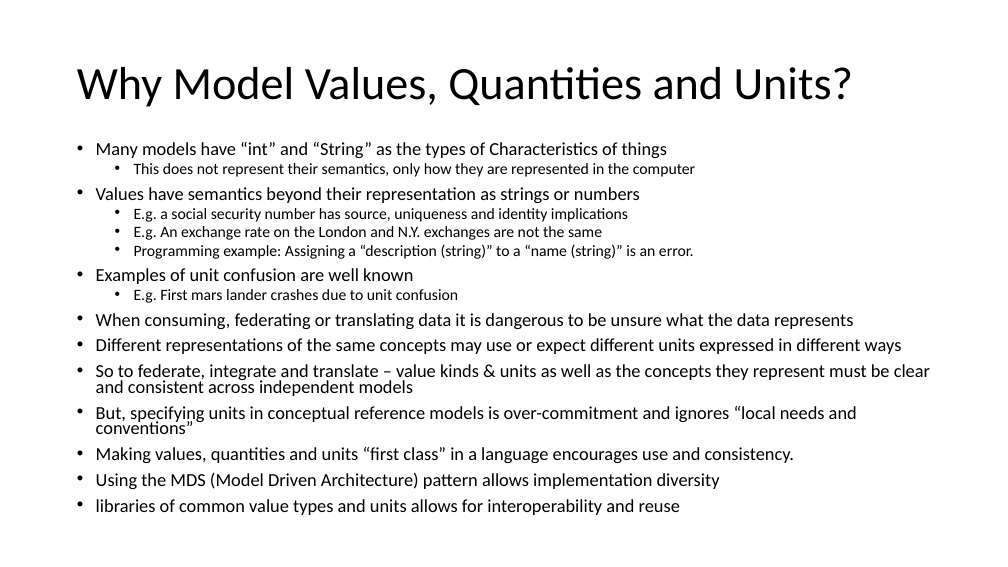
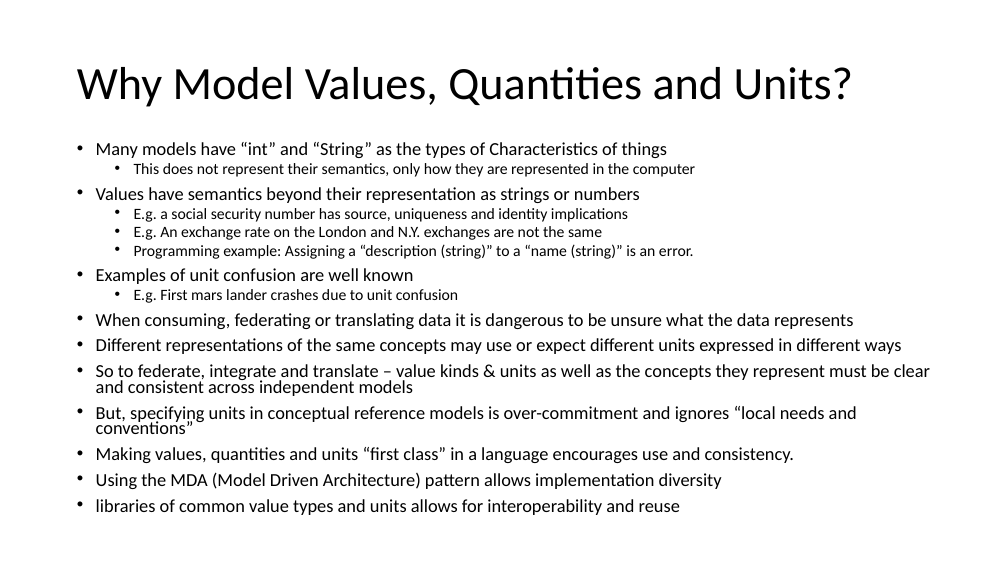
Before and after one commit to ModelDriven/SIMF, a slide deck: slide 4 of Presentations/Values, Quantities & Units.pptx. Drawn at 1008x567 pixels with LibreOffice and Linux fonts; fonts in the diff are those of the drawing. Boxes give left, top, right and bottom in pixels: in the first picture for what was removed or moved away, otherwise in the second. Text is boxed around its words. In the diff, an @@ line names an element or a change of style, - is before the commit and + after.

Commit message:
Updated with file name
And some spelling

```diff
--- a/Presentations/Values, Quantities & Units.pptx
+++ b/Presentations/Values, Quantities & Units.pptx
@@ text at [96, 472, 722, 489]: text changed @@
-• Using the MDS (Model Driven Architecture) pattern allows implementation diversity
+• Using the MDA (Model Driven Architecture) pattern allows implementation diversity
```
Also in this commit, not shown: 5 other slides changed.
